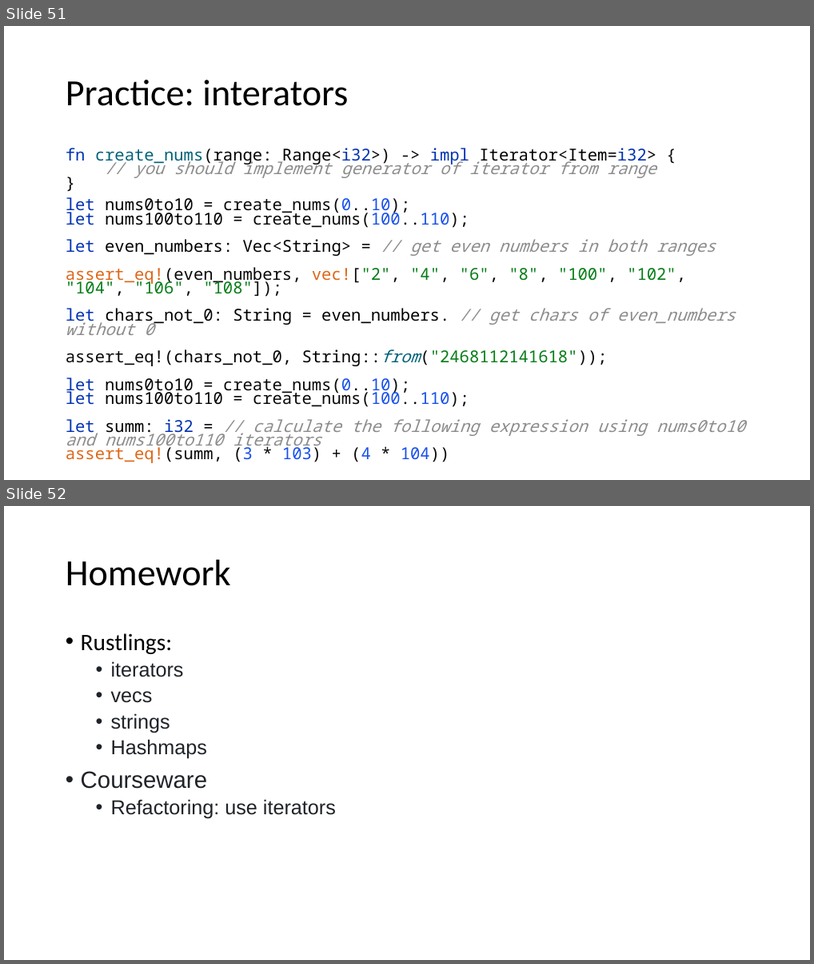
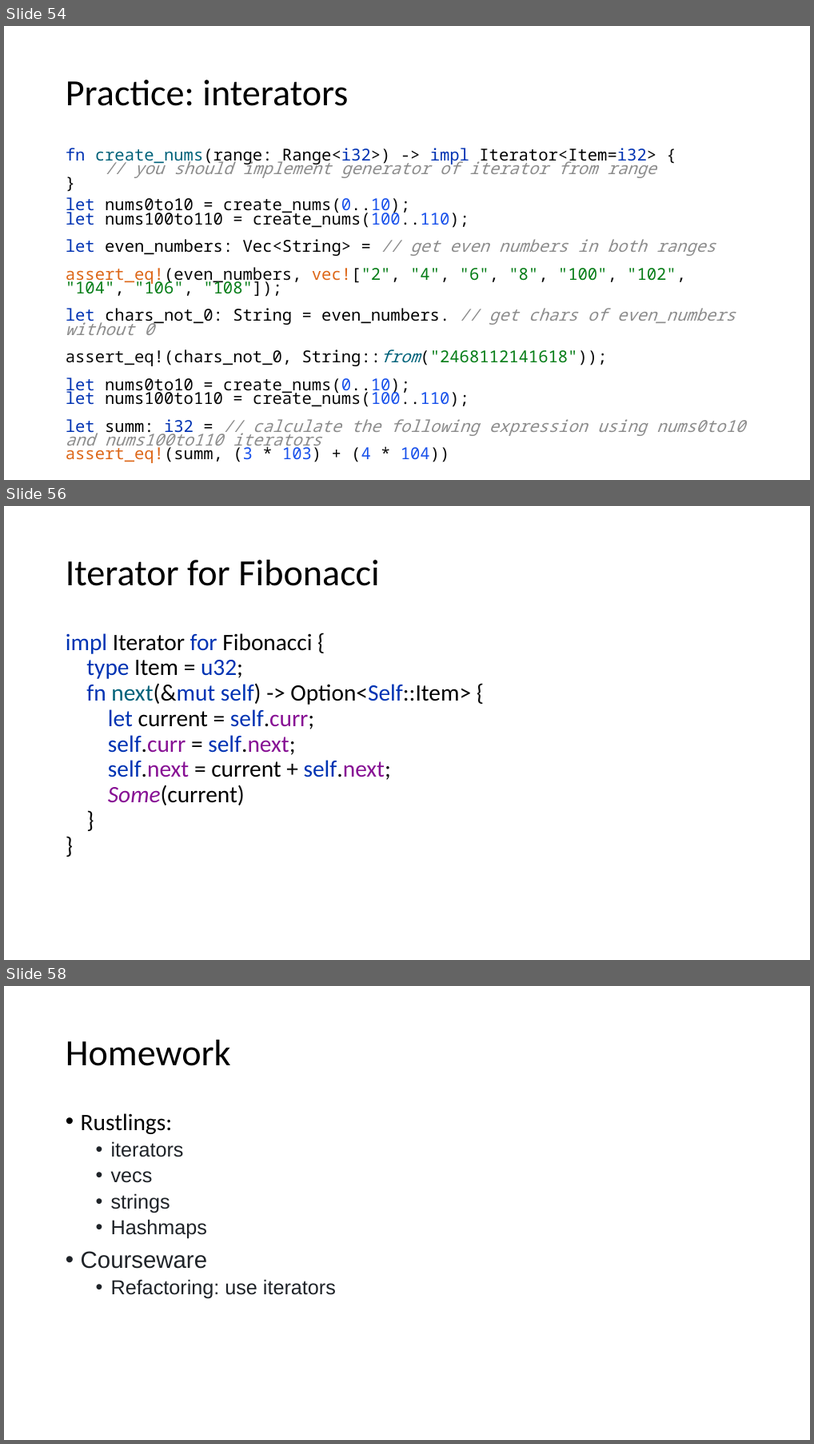
Before and after one commit to kugushev/course-rust-basics, a slide deck: pres/07-Collections.pptx. Shown one above the other, each under a label of ours: slides 51 and 52 before the commit, slides 54, 56 and 58 after it; the slides between them are not shown. The pictures are 814x964 and 814x1444 pixels, drawn with LibreOffice and Linux fonts; fonts in the diff are those of the drawing. Boxes give left, top, right and bottom in pixels: in the first picture for what was removed or moved away, otherwise in the second. Text is boxed around its words. In the diff, an @@ line names an element or a change of style, - is before the commit and + after.

```diff
--- a/pres/07-Collections.pptx
+++ b/pres/07-Collections.pptx
@@ slide 56 added at (x1=4, y1=506, x2=810, y2=960), background #FFFFFF @@
@@ title added at (x1=66, y1=560, x2=379, y2=586), 44 pt, text #000000 @@
+Iterator for Fibonacci
@@ text added at (x1=66, y1=633, x2=471, y2=805), 28 pt, text #000000 @@
+impl Iterator for Fibonacci {
+type Item = u32;
+fn next(&mut self) -> Option<Self::Item> {
+let current = self.curr;
+self.curr = self.next;
+self.next = current + self.next;
+Some(current)
+}
+}
@@ what was slide 51 is now slide 54 @@
@@ what was slide 52 is now slide 58 @@
```
Also in this commit, not shown: 5 other slides added, 3 other files.
